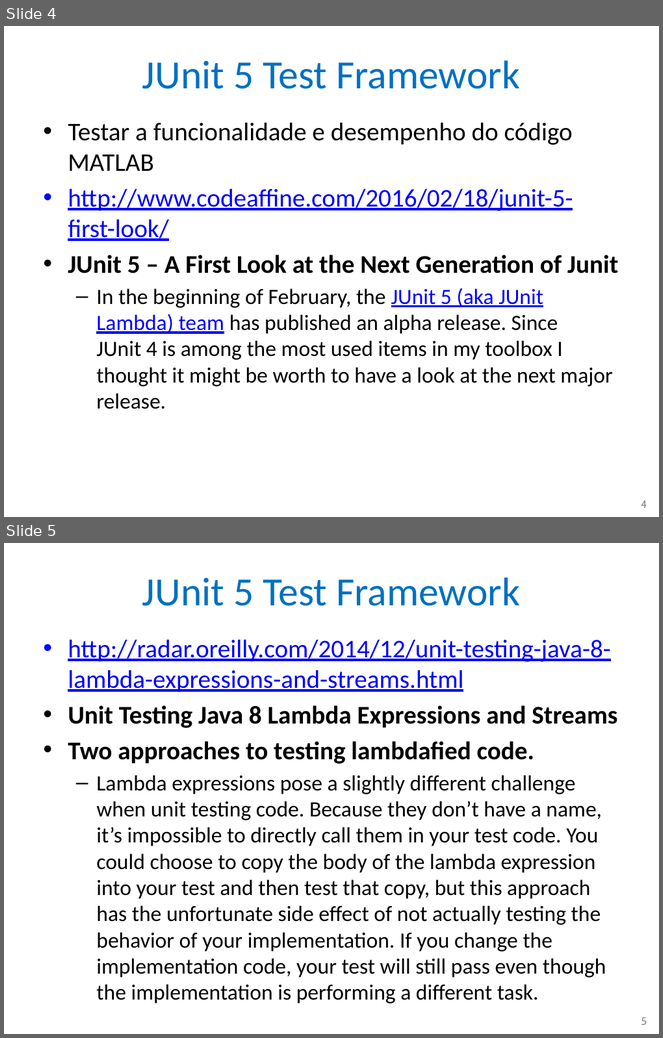
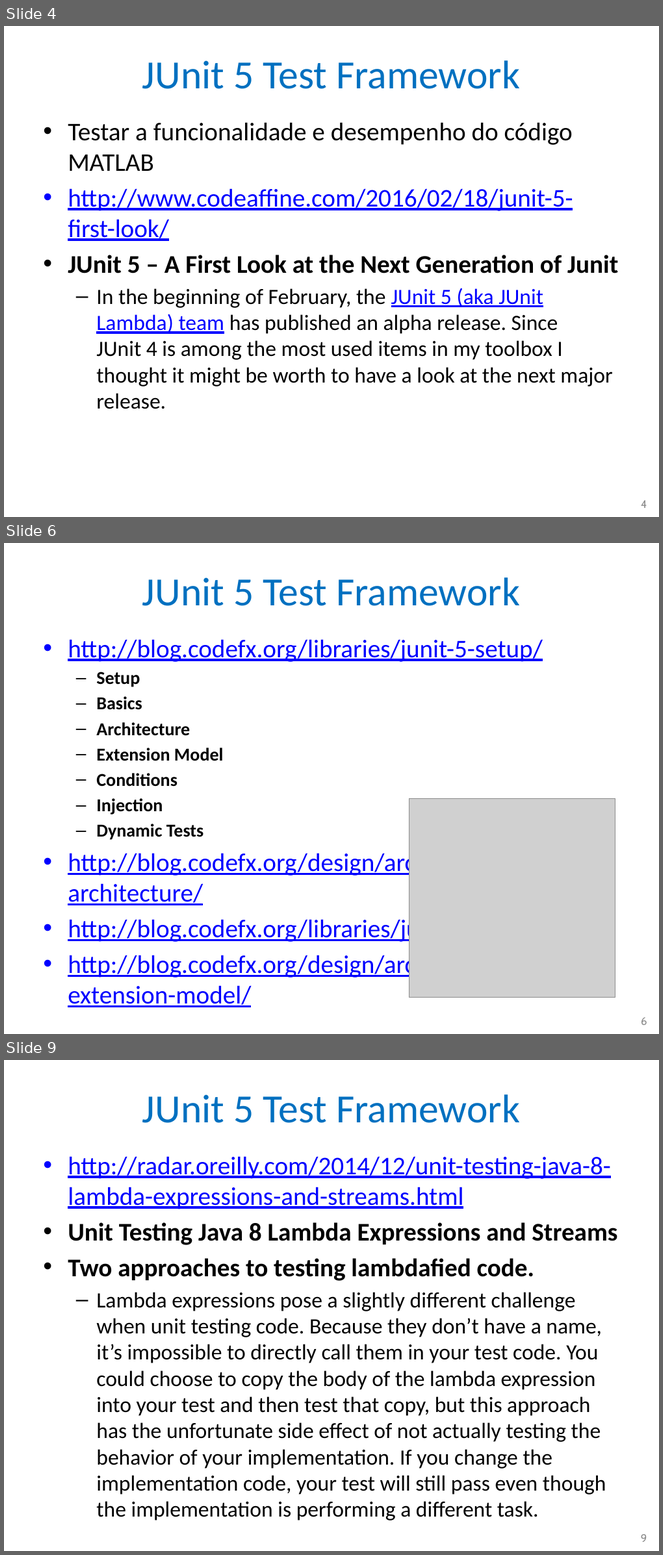
Before and after one commit to nascimentolwtn/INPE-CAP-385_DesenvolvimentoFrameworks, a slide deck: CAP385-00-Presentations/02-JUnit 5/02-JUnit 5.pptx. Shown one above the other, each under a label of ours: slides 4 and 5 before the commit, slides 4, 6 and 9 after it; the slides between them are not shown. The pictures are 663x1038 and 663x1555 pixels, drawn with LibreOffice and Linux fonts; fonts in the diff are those of the drawing; grey boxes stand for pictures. Boxes give left, top, right and bottom in pixels: in the first picture for what was removed or moved away, otherwise in the second. Text is boxed around its words. In the diff, an @@ line names an element or a change of style, - is before the commit and + after.

```diff
--- a/CAP385-00-Presentations/02-JUnit 5/02-JUnit 5.pptx
+++ b/CAP385-00-Presentations/02-JUnit 5/02-JUnit 5.pptx
@@ slide 6 added at [4,543,659,1034], background #FFFFFF @@
@@ title added at [142,577,520,606], 44 pt, text #0070C0 @@
+JUnit 5 Test Framework
@@ text added at [68,639,594,980], 28 pt, text #0000FF, underline @@
+• http://blog.codefx.org/libraries/junit-5-setup/
+  – Setup
+  – Basics
+  – Architecture
+  – Extension Model
+  – Conditions
+  – Injection
+  – Dynamic Tests
+• http://blog.codefx.org/design/architecture/junit-5-architecture/
+• http://blog.codefx.org/libraries/junit-5-basics/
+• http://blog.codefx.org/design/architecture/junit-5-extension-model/
@@ picture added at [409,799,615,998] @@
@@ page number added at [641,1017,648,1025], 12 pt, text #8C8C8C @@
+6
@@ what was slide 5 is now slide 9 @@
@@ page number at [641,1534,648,1542]: text changed @@
-5
+9
```
Also in this commit, not shown: 3 other slides added.
